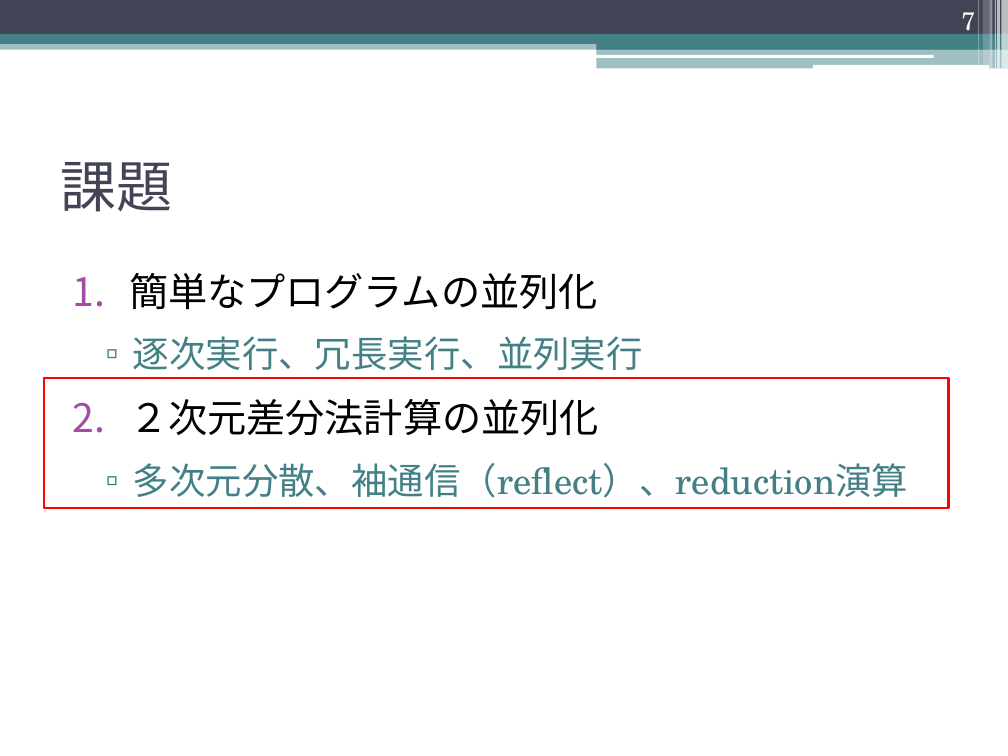
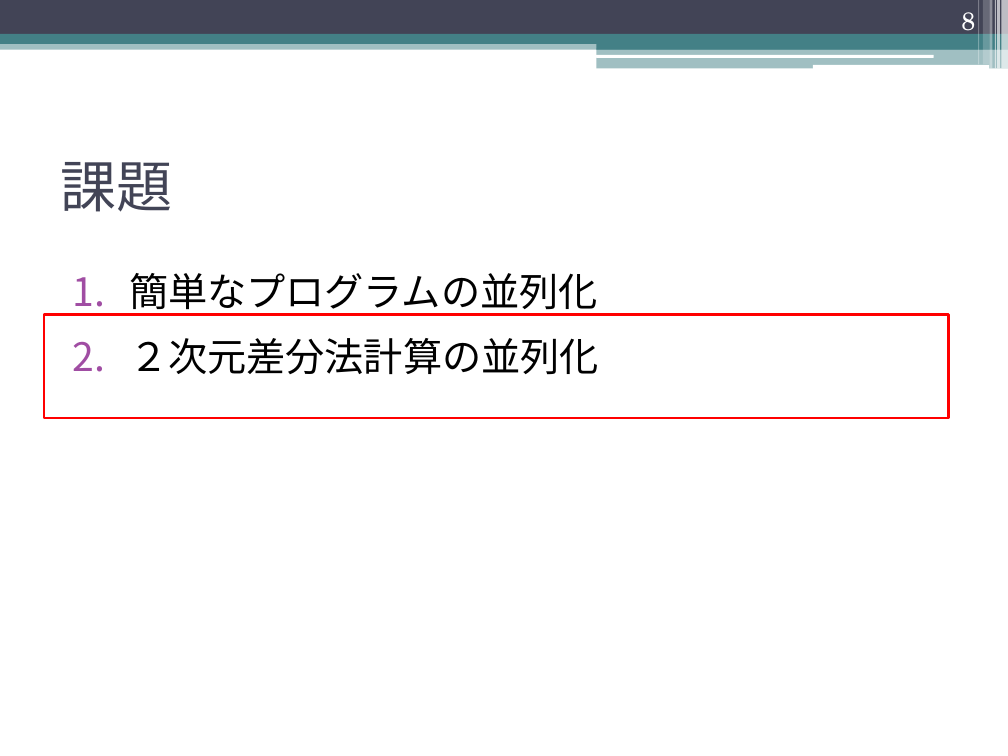
Before and after one commit to XcalableMP/Lecture, a slide deck: slide 8 of beginner/2.globalview.pptx (slide 7 before the commit). Drawn at 1008x756 pixels with LibreOffice and Linux fonts; fonts in the diff are those of the drawing. Boxes give left, top, right and bottom in pixels: in the first picture for what was removed or moved away, otherwise in the second. Text is boxed around its words. In the diff, an @@ line names an element or a change of style, - is before the commit and + after.

```diff
--- a/beginner/2.globalview.pptx
+++ b/beginner/2.globalview.pptx
@@ page number at (x1=961, y1=12, x2=975, y2=38): text changed @@
-7
+8
@@ rectangle resized from (x1=43, y1=378, x2=949, y2=508) to (x1=43, y1=314, x2=949, y2=417) @@
@@ text at (x1=133, y1=336, x2=643, y2=378): paragraph removed @@
-  ▫ 逐次実行、冗長実行、並列実行
@@ text at (x1=133, y1=463, x2=908, y2=498): paragraph removed @@
-  ▫ 多次元分散、袖通信（reflect）、reduction演算
```
Also in this commit, not shown: 9 other slides changed, 1 slide added, 1 slide removed, 1 other file.
